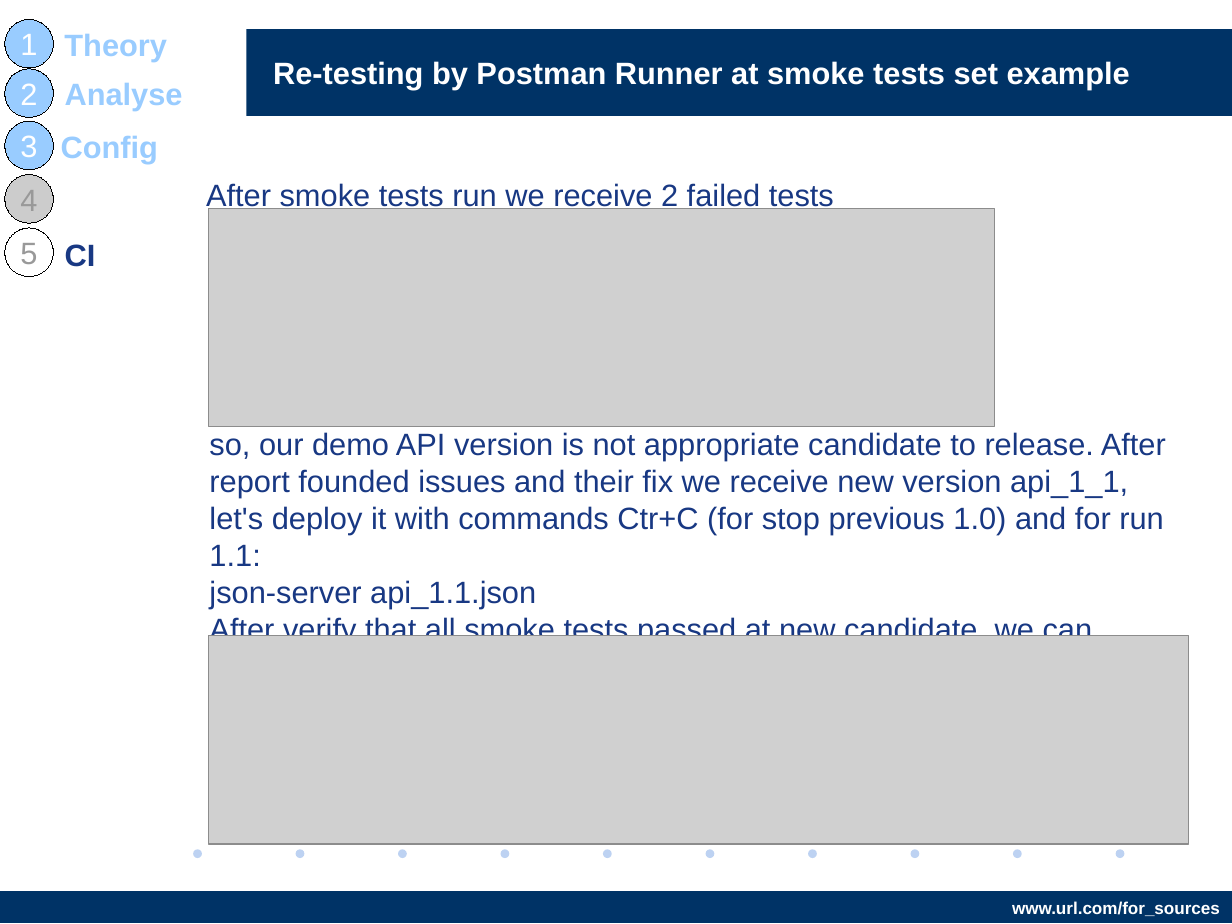
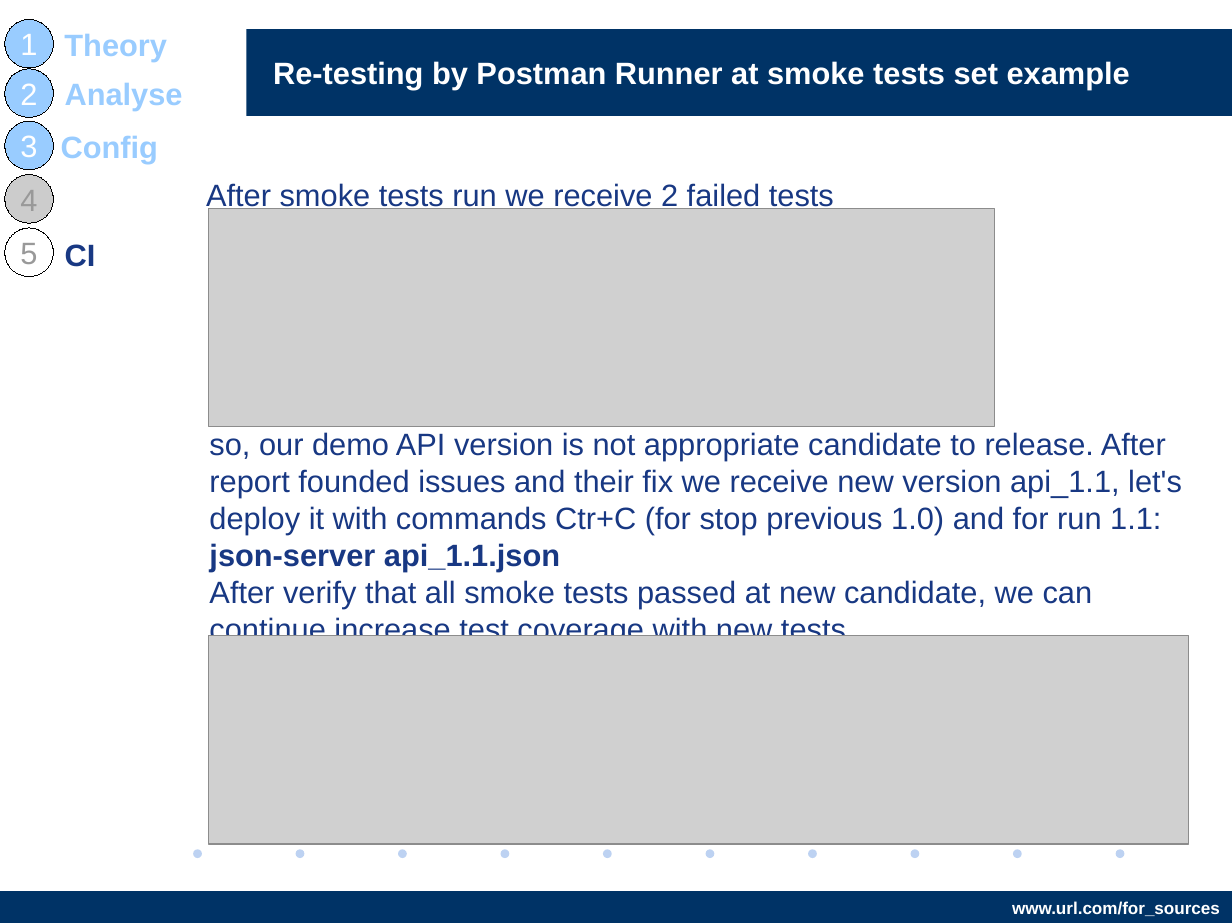
Before and after one commit to AndriiStepura/letslearnapitesting, a slide deck: slide 21 of StartTestingApiWithPostman.odp. Drawn at 1232x924 pixels with LibreOffice and Linux fonts; fonts in the diff are those of the drawing; grey boxes stand for pictures; background and template pictures are left out. Boxes give left, top, right and bottom in pixels: in the first picture for what was removed or moved away, otherwise in the second. Text is boxed around its words. In the diff, an @@ line names an element or a change of style, - is before the commit and + after.

```diff
--- a/StartTestingApiWithPostman.odp
+++ b/StartTestingApiWithPostman.odp
@@ text at [209, 432, 1182, 636]: text changed @@
-so, our demo API version is not appropriate candidate to release. After report founded issues and their fix we receive new version api_1_1, let's deploy it with commands Ctr+C (for stop previous 1.0) and for run 1.1:
-json-server api_1.1.json
-After verify that all smoke tests passed at new candidate, we can continue increase test coverage with new tests.
+so, our demo API version is not appropriate candidate to release. After report founded issues and their fix we receive new version api_1.1, let's deploy it with commands Ctr+C (for stop previous 1.0) and for run 1.1:
+json-server api_1.1.json
+After verify that all smoke tests passed at new candidate, we can continue increase test coverage with new tests.
```
Also in this commit, not shown: 8 other slides changed, 2 slides added, 1 slide removed.
